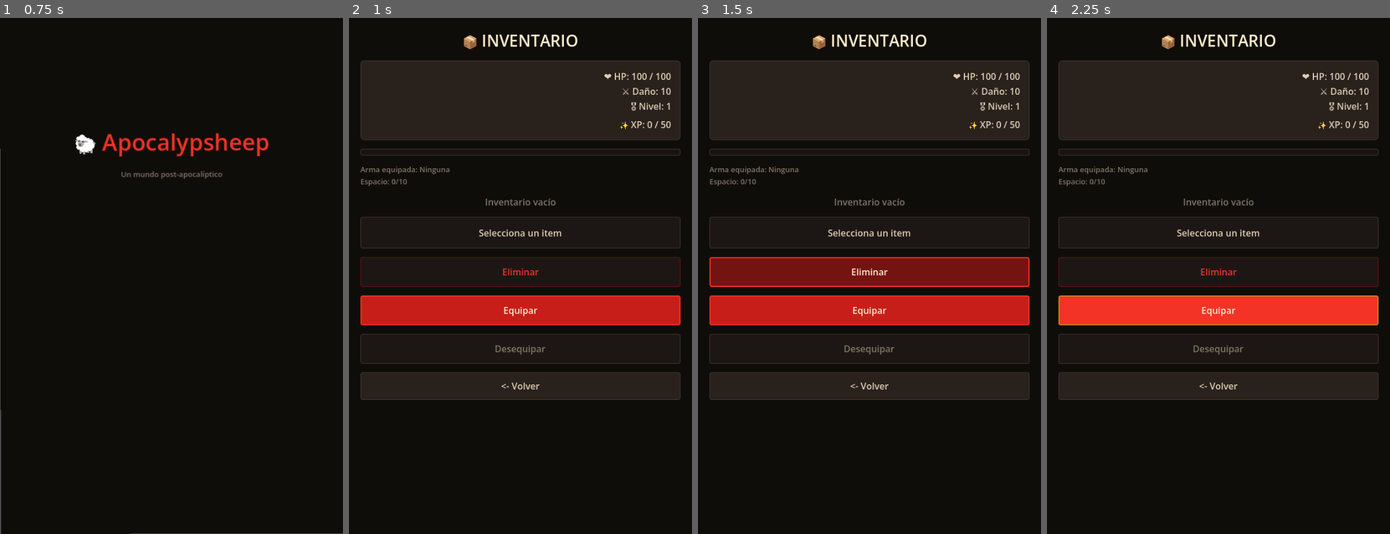
Above: before the commit, frames 1-4 (left to right).
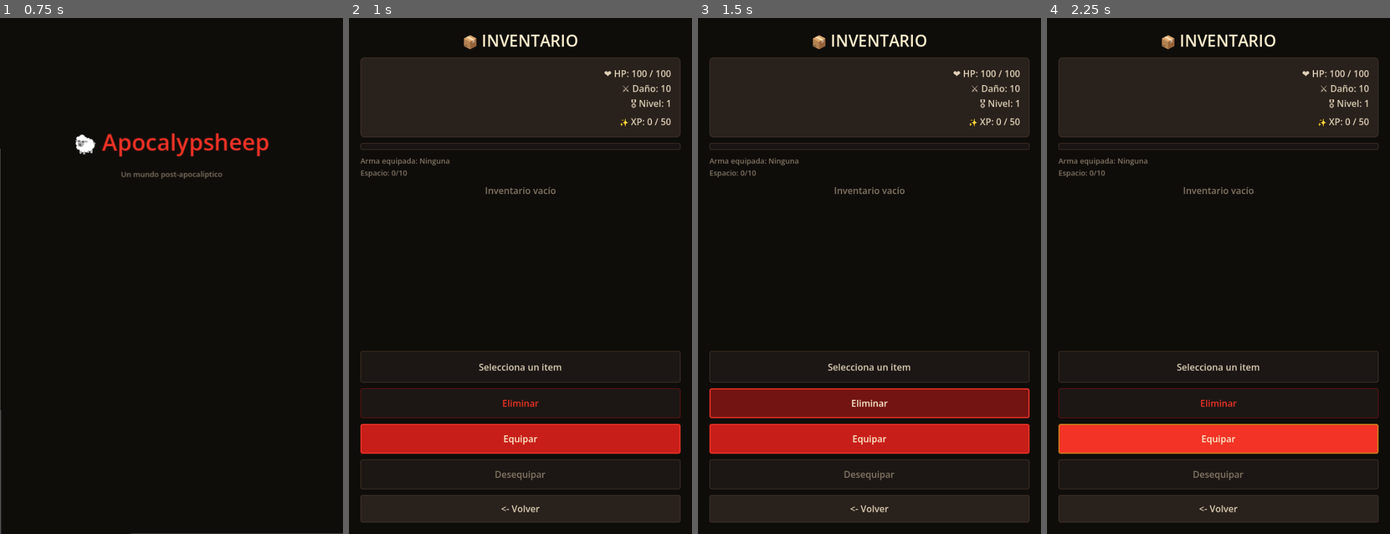
Above: after the commit, the same moments.

Repository: MirandaFrancoCBA/apocalypsheep
Game: Godot game, scene res://scenes/main_menu.tscn
The game is run twice, just before and just after one commit, with the same random seed, the same clock (stepped at 60 frames per second) and the same inputs. Sound files missing from this copy of the repository are replaced by a short silence.
Inputs (mouse positions are in pixels of both pictures, inside the frame that each line leads up to):
- Up to frame 1 (0.75 s): tap Enter at 0.5 s; move the mouse to (246, 250) at 0.52 s; click (246, 250) at 0.67 s
- Up to frame 2 (1 s): no input
- Up to frame 3 (1.5 s): click "Eliminar" at 1.25 s
- Up to frame 4 (2.25 s): click "Equipar" at 2 s

Frame 1 is identical in both runs. In frame 2, 22% of the frame differs, in the area x 3-97%, y 7-98%; in frame 3, 32%; in frame 4, 22%.

Commit message:
Fix: keep inventory controls accessible (#196)
* Fix: keep inventory actions accessible with scrolling

* Fix: target inventory items inside scroll container

* Fix: keep inventory back button visible after selection

Diff:
--- a/scenes/inventory.tscn
+++ b/scenes/inventory.tscn
@@ -33,7 +33,7 @@
 
 [node name="VBoxContainer" type="VBoxContainer" parent="MarginContainer" unique_id=1680964469]
 layout_mode = 2
-theme_override_constants/separation = 15
+theme_override_constants/separation = 10
 
 [node name="LabelTitle" type="Label" parent="MarginContainer/VBoxContainer" unique_id=1297380450]
 layout_mode = 2
@@ -56,8 +56,15 @@
 layout_mode = 2
 text = "Arma equipada: Ninguna"
 
-[node name="VBoxItems" type="VBoxContainer" parent="MarginContainer/VBoxContainer" unique_id=1535806740]
+[node name="ItemsScroll" type="ScrollContainer" parent="MarginContainer/VBoxContainer"]
+custom_minimum_size = Vector2(0, 120)
 layout_mode = 2
+size_flags_vertical = 3
+horizontal_scroll_mode = 0
+
+[node name="VBoxItems" type="VBoxContainer" parent="MarginContainer/VBoxContainer/ItemsScroll" unique_id=1535806740]
+layout_mode = 2
+size_flags_horizontal = 3
 
 [node name="LabelDetail" type="Label" parent="MarginContainer/VBoxContainer" unique_id=727969253]
 clip_contents = true
@@ -81,8 +88,7 @@
 
 [node name="ButtonUse" type="Button" parent="MarginContainer/VBoxContainer" unique_id=1873895744]
 layout_mode = 2
-text = "Usar
-"
+text = "Usar"
 
 [node name="ButtonBack" type="Button" parent="MarginContainer/VBoxContainer" unique_id=293995187]
 layout_mode = 2
--- a/scripts/ui/inventory_scree.gd
+++ b/scripts/ui/inventory_scree.gd
@@ -1,12 +1,12 @@
 # scripts/ui/inventory_scree.gd
 # ─────────────────────────────────────────
 # INVENTORY SCREEN
-# US-UI-003, 004, 005, 007, 011 — ThemeManager completo
+# US-UI-003, 004, 005, 007, 009, 011 — ThemeManager / responsive layout
 # US-AUDIO-009 — feedback sonoro en botones
 # ─────────────────────────────────────────
 extends Control
 
-@onready var items_container    = $MarginContainer/VBoxContainer/VBoxItems
+@onready var items_container    = $MarginContainer/VBoxContainer/ItemsScroll/VBoxItems
 @onready var button_back        = $MarginContainer/VBoxContainer/ButtonBack
 @onready var label_detail       = $MarginContainer/VBoxContainer/LabelDetail
 @onready var button_equip       = $MarginContainer/VBoxContainer/ButtonEquip
@@ -39,9 +39,6 @@
 	_update_use_button()
 	_animate_entrance()
 
-# ─────────────────────────────────────────
-# TEMA — US-UI-003 / 004 / 007 / 011
-# ─────────────────────────────────────────
 func _apply_theme() -> void:
 	ThemeManager.apply_scene_background(self)
 
